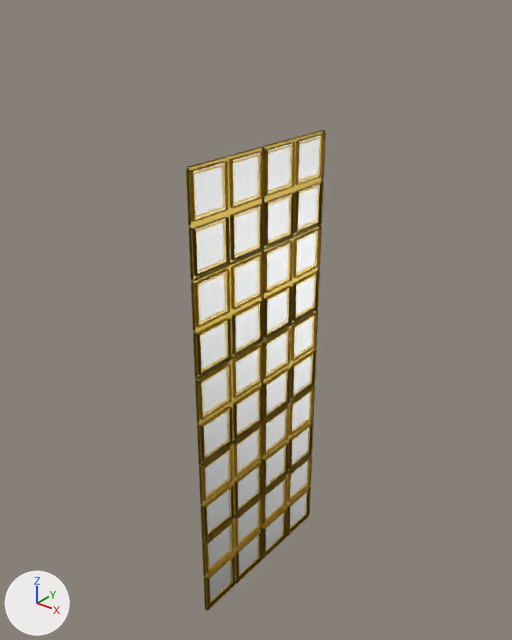
Two versions of the Blender file Unity/Assets/windowTallNew.blend, one commit apart.
The view is the same before and after, from a 50 mm camera at (7.28, -5.58, 7.09) aimed at (2.29, 0.66, 3.22). The axes (+X, +Y, +Z) are drawn at lower left. The lights are the same throughout. Mesh edges are drawn as thin lines on the coarser meshes.

Names of what the first picture shows: 'Window (Frame).002'.
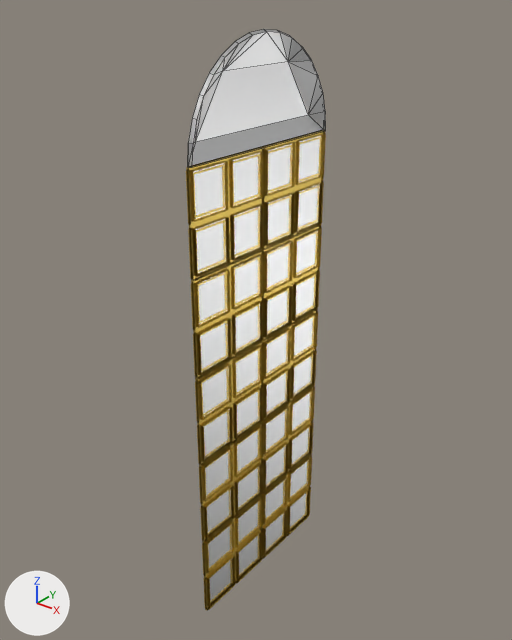
The change, as a list of edits to the scene's bpy script:
```text
Add mat_material_020:
    mat_material_020 = bpy.data.materials.new('Material.020')
    mat_material_020.use_nodes = True; mat_material_020.node_tree.nodes.clear()
    _N = mat_material_020.node_tree.nodes; _L = mat_material_020.node_tree.links
    n0 = _N.new('ShaderNodeOutputMaterial'); n0.name = 'Material Output'
    n1 = _N.new('ShaderNodeBsdfGlass'); n1.name = 'Glass BSDF'
    n1.distribution = 'BECKMANN'
    n1.inputs[1].default_value = 0.5  # 'Roughness'
    n1.inputs[2].default_value = 1.45  # 'IOR'
    _L.new(n1.outputs[0], n0.inputs[0])  # 'BSDF' to 'Surface'
Add me_sphere:
    me_sphere.from_pydata(...)  # 220 vertices, 186 faces; spans x -0.62..-0.5, y -1.26..1.14, z -0.82..0.38
    me_sphere.materials.append(mat_material_020)
Add col_tall_window:
    col_tall_window = bpy.data.collections.new('Tall Window')
    col_tall_window.objects.link(ob_top)
Add ob_top:
    ob_top = bpy.data.objects.new('Top', me_sphere)
    ob_top.location = (0.423, 0.0515, 6.175)
Add ob_tall_window:
    ob_tall_window = bpy.data.objects.new('Tall Window', None)
    ob_tall_window.location = (2.26, 0.61, 0.04)
    ob_tall_window.rotation_euler = (0.0, 0.0, -3.142)  # degrees (0, 0, -180)
    ob_tall_window.instance_type = 'COLLECTION'
    ob_tall_window.instance_collection = col_tall_window
```

Location of each change, [x1, y1, x2, y2] in pixels of the pictures (512 x 640 px):
'Tall Window', added: after [188, 29, 326, 167]
